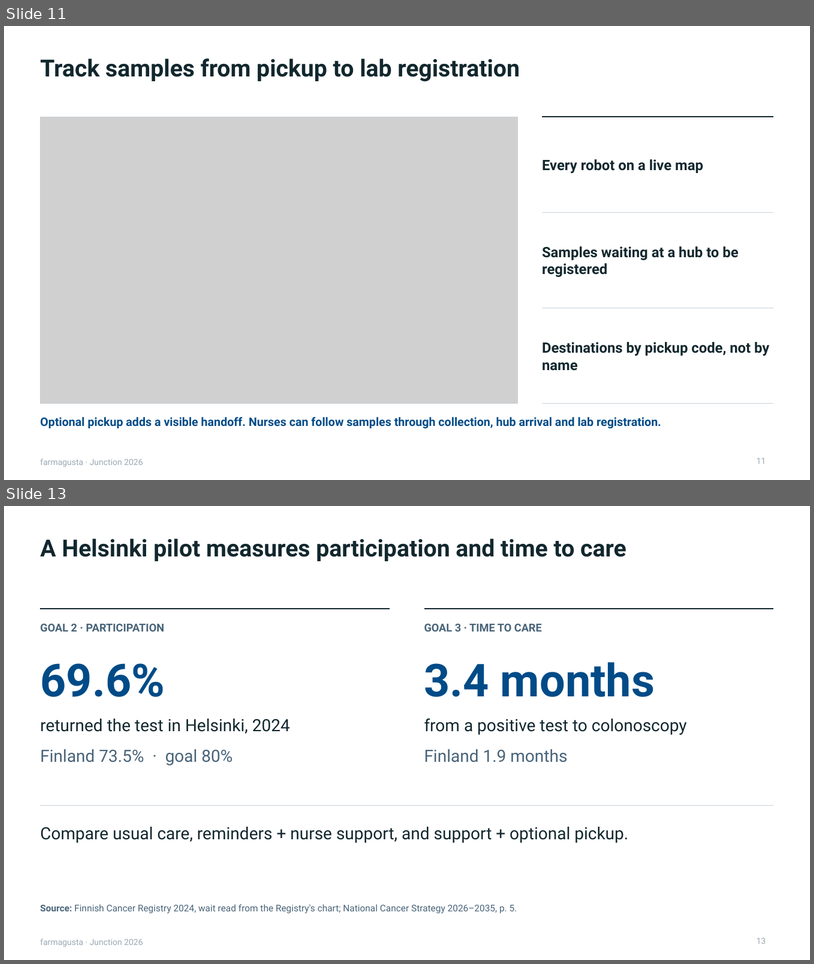
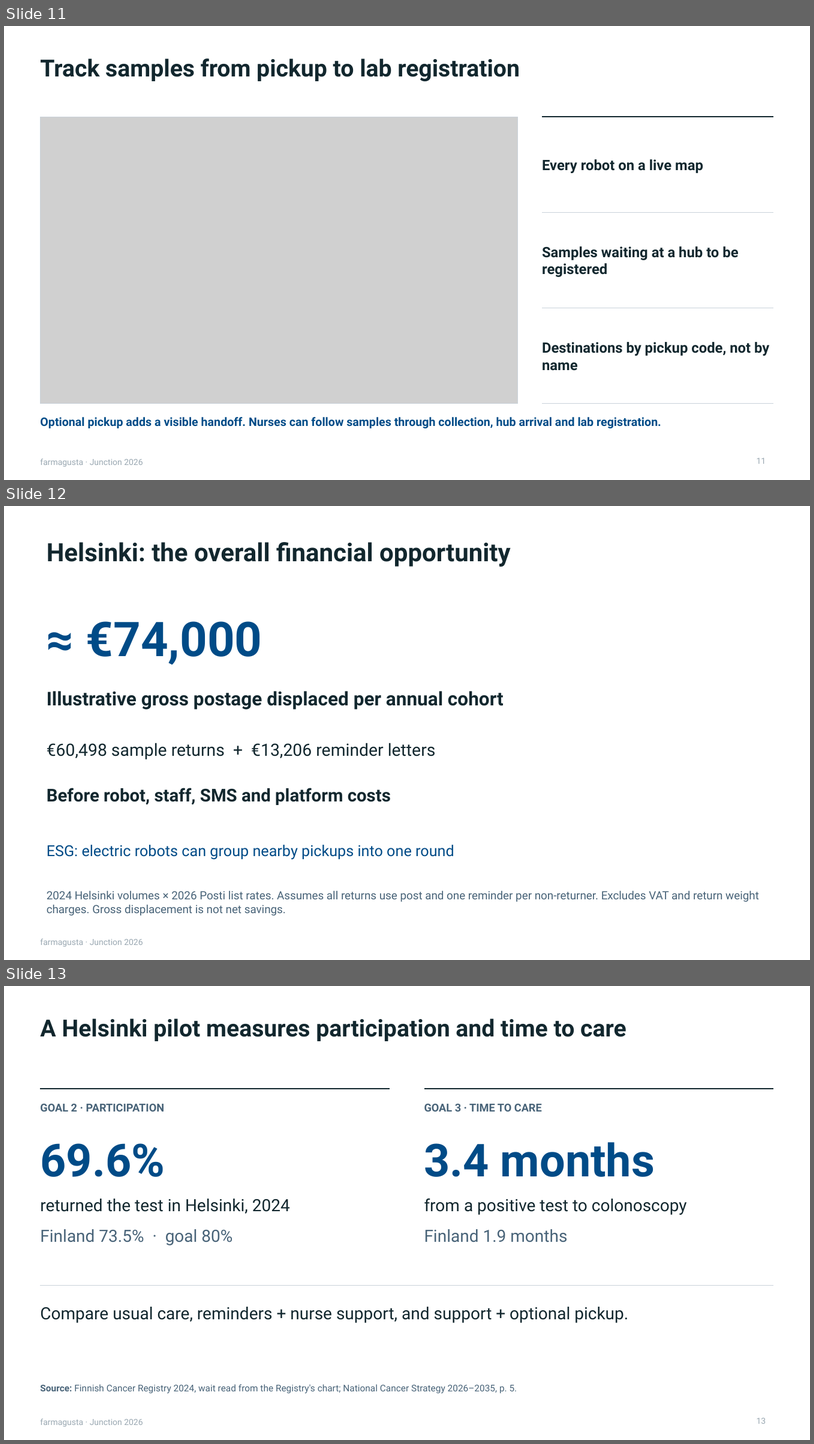
Before and after one commit to rromppanen/junction26, a slide deck: docs/pitch/farmagusta-screening-attendance.pptx. Shown one above the other, each under a label of ours: slides 11 and 13 before the commit, slides 11, 12 and 13 after it; the slides between them are not shown. The pictures are 814x964 and 814x1444 pixels, drawn with LibreOffice and Linux fonts; fonts in the diff are those of the drawing; grey boxes stand for pictures. Boxes give left, top, right and bottom in pixels: in the first picture for what was removed or moved away, otherwise in the second. Text is boxed around its words. In the diff, an @@ line names an element or a change of style, - is before the commit and + after.

Commit message:
Restore overall financial opportunity slide with ESG point

```diff
--- a/docs/pitch/farmagusta-screening-attendance.pptx
+++ b/docs/pitch/farmagusta-screening-attendance.pptx
@@ slide 12 added at (4,506,810,960), background #FFFFFF; not listed: 1 template element that a slide beside it also shows @@
@@ text added at (47,542,510,567), 30 pt, text #12272E, bold @@
+Helsinki: the overall financial opportunity
@@ text added at (86,621,263,664), 57 pt, text #004B87, bold @@
+≈ €74,000
@@ text added at (47,691,504,709), 22.5 pt, text #12272E, bold @@
+Illustrative gross postage displaced per annual cohort
@@ text added at (47,742,436,759), 20.2 pt, text #12272E @@
+€60,498 sample returns + €13,206 reminder letters
@@ text added at (47,787,391,805), 21 pt, text #12272E, bold @@
+Before robot, staff, SMS and platform costs
@@ text added at (47,844,455,859), 18 pt, text #004B87 @@
+ESG: electric robots can group nearby pickups into one round
@@ text added at (47,891,759,915), 13.5 pt, text #486378 @@
+2024 Helsinki volumes × 2026 Posti list rates. Assumes all returns use post and one reminder per non-returner. Excludes VAT and return weight charges. Gross displacement is not net savings.
```
Also in this commit, not shown: 1 slide changed.
